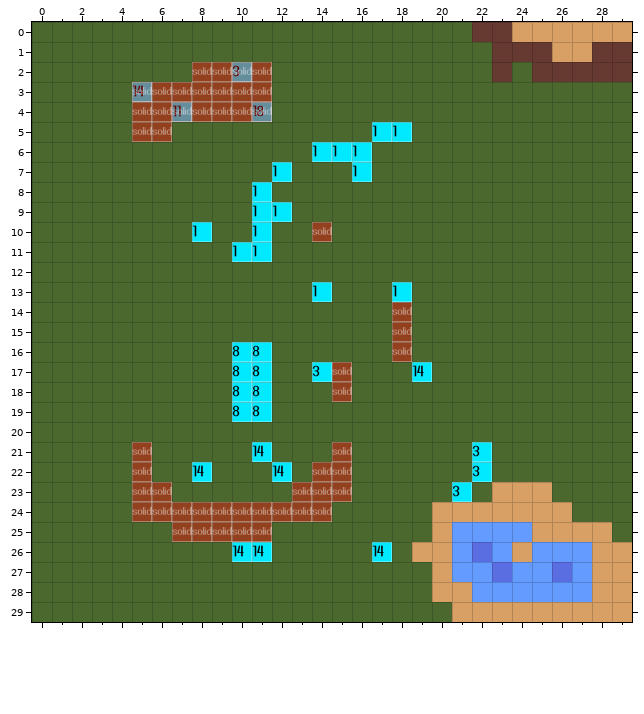
Tiled map: data/battlegrounds/test/map.tmx. The first picture shows the starting point.
Cells are 64x64 px. Shown: x 0..29, y 0..29.
The same view after the edit:
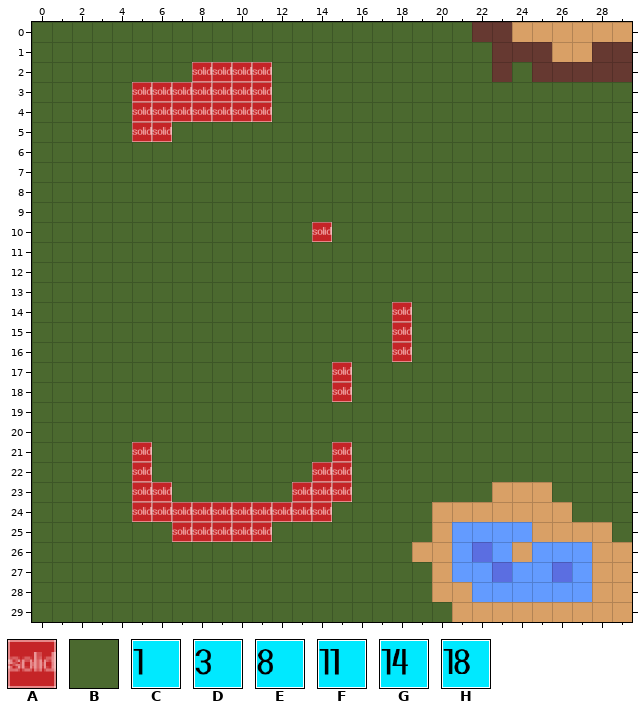
Key: from "placeholder-tiles": A 1, B 2, C 10, D 12, E 17, F 20, G 23, H 27.
_ is an empty cell, . an unchanged one.
See-through tiles are keyed as they look on the map.
Changes in this commit:
--- layer "Map"
@@ x 5..18 @@
- 2 ...BBDB.......
- 3 GBBBBBB.......
- 4 BBFBBBH.......
- 5 BB..........CC
- 6 .........CCC..
- 7 .......C...C..
- 8 ......C.......
- 9 ......CC......
-10 ...C..C..B....
-11 .....CC.......
+ 2 ...AAAA.......
+ 3 AAAAAAA.......
+ 4 AAAAAAA.......
+ 5 AA..........BB
+ 6 .........BBB..
+ 7 .......B...B..
+ 8 ......B.......
+ 9 ......BB......
+10 ...B..B..A....
+11 .....BB.......
@@ x 10..19 @@
-13 ....C...C.
-14 ........B.
-15 ........B.
-16 EE......B.
-17 EE..DB...G
-18 EE...B....
-19 EE........
+13 ....B...B.
+14 ........A.
+15 ........A.
+16 BB......A.
+17 BB..BA...B
+18 BB...A....
+19 BB........
@@ x 5..22 @@
-21 B.....G...B......D
-22 B..G...G.BB......D
-23 BB......BBB.....D.
-24 BBBBBBBBBB........
-25 ..BBBBB...........
-26 .....GG.....G.....
+21 A.....B...A......B
+22 A..B...B.AA......B
+23 AA......AAA.....B.
+24 AAAAAAAAAA........
+25 ..AAAAA...........
+26 .....BB.....B.....
